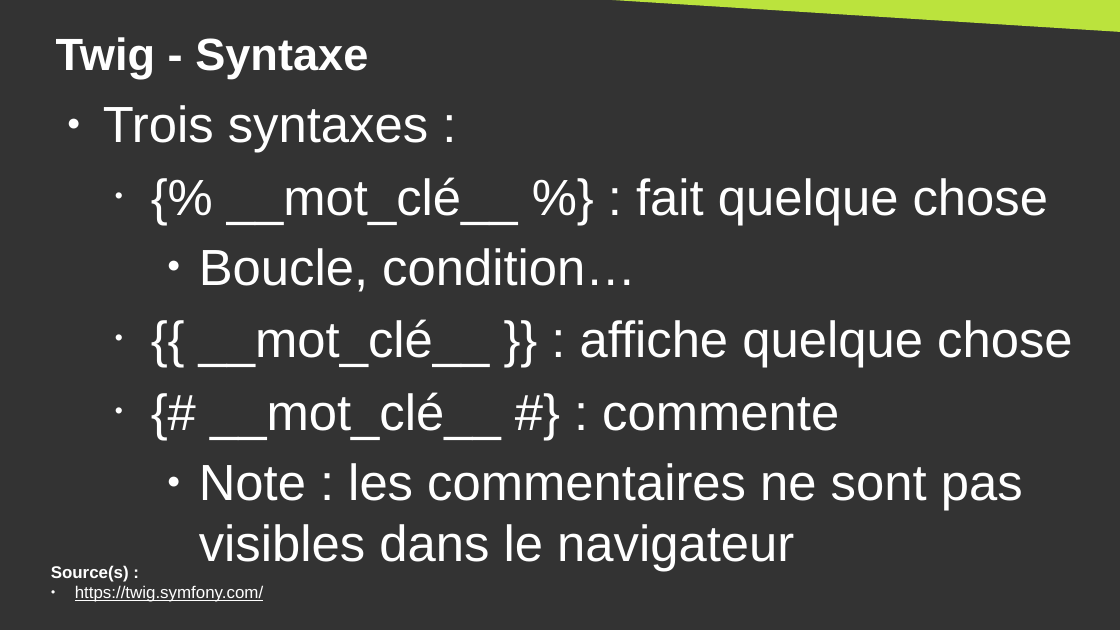
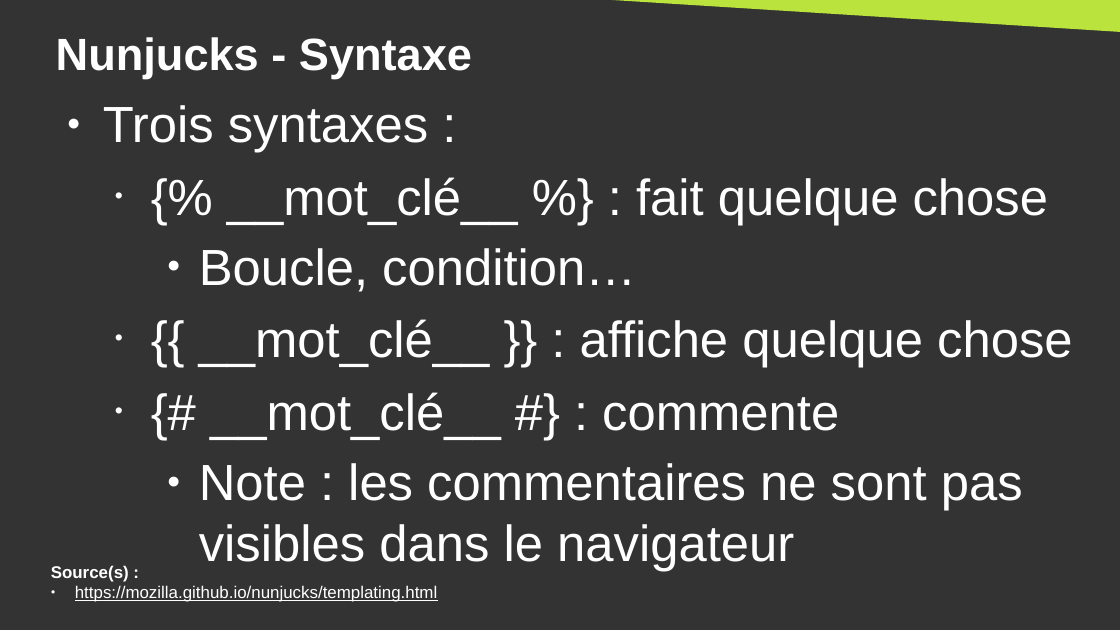
Before and after one commit to DanYellow/cours, a slide deck: slide 36 of developpement-front-s5/travaux-pratiques/numero-4/presentation.odp. Drawn at 1120x630 pixels with LibreOffice and Linux fonts; fonts in the diff are those of the drawing. Boxes give left, top, right and bottom in pixels: in the first picture for what was removed or moved away, otherwise in the second. Text is boxed around its words. In the diff, an @@ line names an element or a change of style, - is before the commit and + after.

Commit message:
developpement-front-s5 - tp#4 - change twig for nunjucks

```diff
--- a/developpement-front-s5/travaux-pratiques/numero-4/presentation.odp
+++ b/developpement-front-s5/travaux-pratiques/numero-4/presentation.odp
@@ title at <box>56,37,472,78</box>: text changed @@
-Twig - Syntaxe
+Nunjucks - Syntaxe
@@ text at <box>75,585,437,602</box>: text changed @@
-● https://twig.symfony.com/
+● https://mozilla.github.io/nunjucks/templating.html
```
Also in this commit, not shown: 19 other slides changed, 5 other files.
